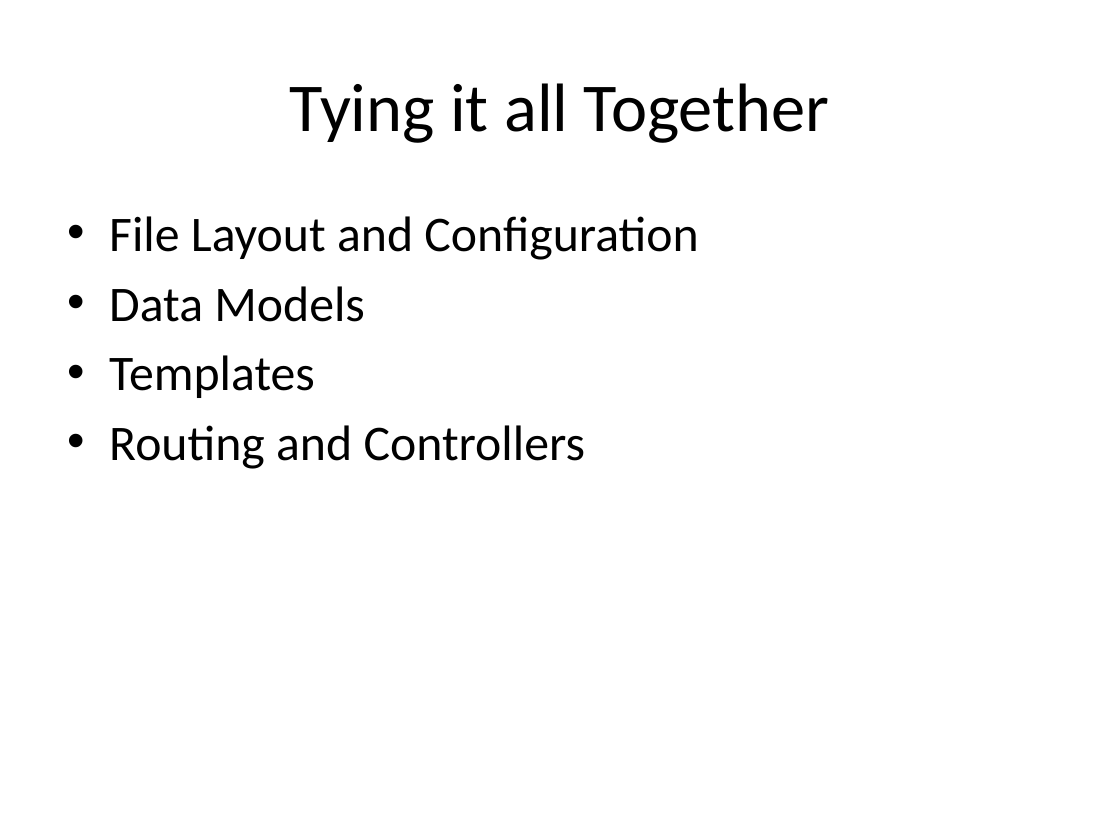
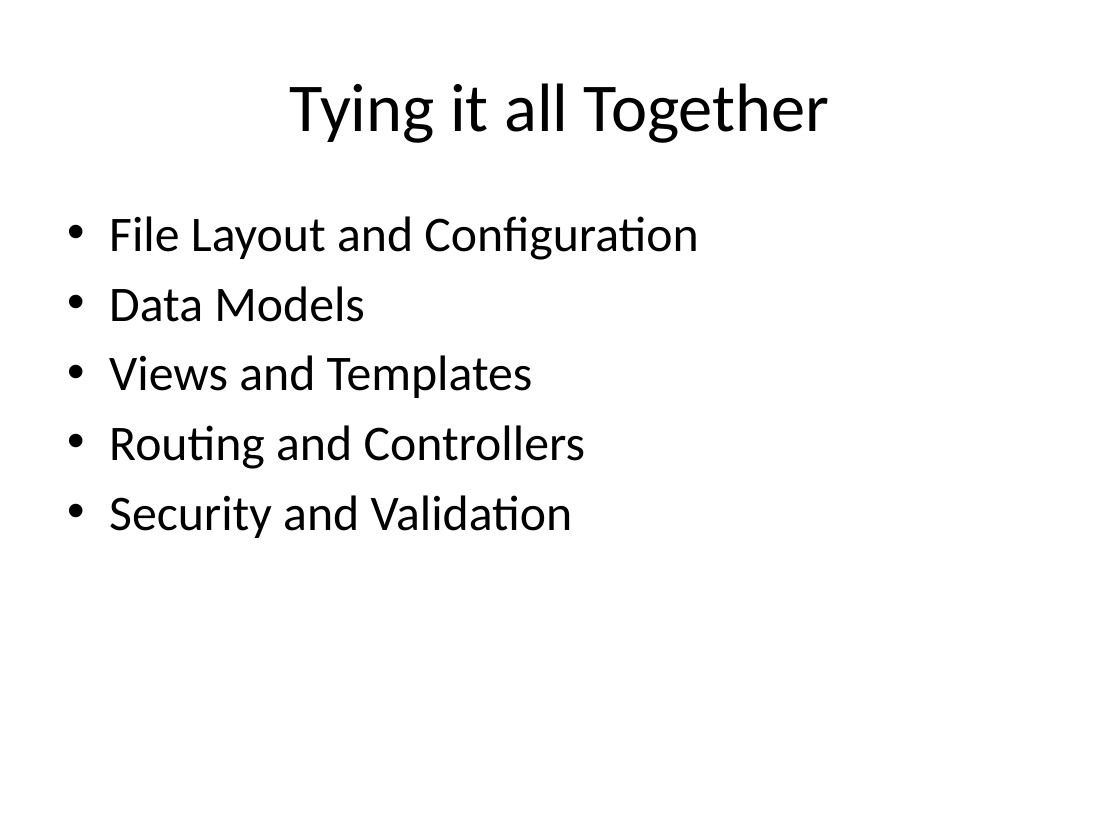
Before and after one commit to PHPEmbark/curriculum, a slide deck: slide 21 of course/4 - Organization and Projects/Organization and Projects.pptx (slide 2 before the commit). Drawn at 1120x840 pixels with LibreOffice and Linux fonts; fonts in the diff are those of the drawing. Boxes give left, top, right and bottom in pixels: in the first picture for what was removed or moved away, otherwise in the second. Text is boxed around its words. In the diff, an @@ line names an element or a change of style, - is before the commit and + after.

```diff
--- a/course/4 - Organization and Projects/Organization and Projects.pptx
+++ b/course/4 - Organization and Projects/Organization and Projects.pptx
@@ text at box(109, 355, 533, 398): text changed @@
-• Templates
+• Views and Templates
@@ text at box(109, 495, 573, 538): paragraph added @@
+• Security and Validation
```
Also in this commit, not shown: 6 other slides changed, 9 slides added.
